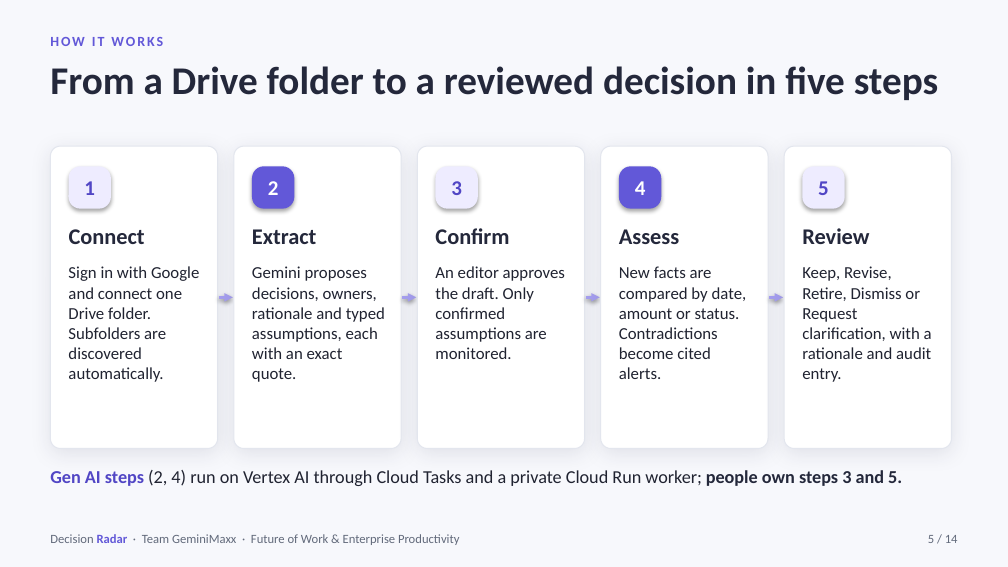
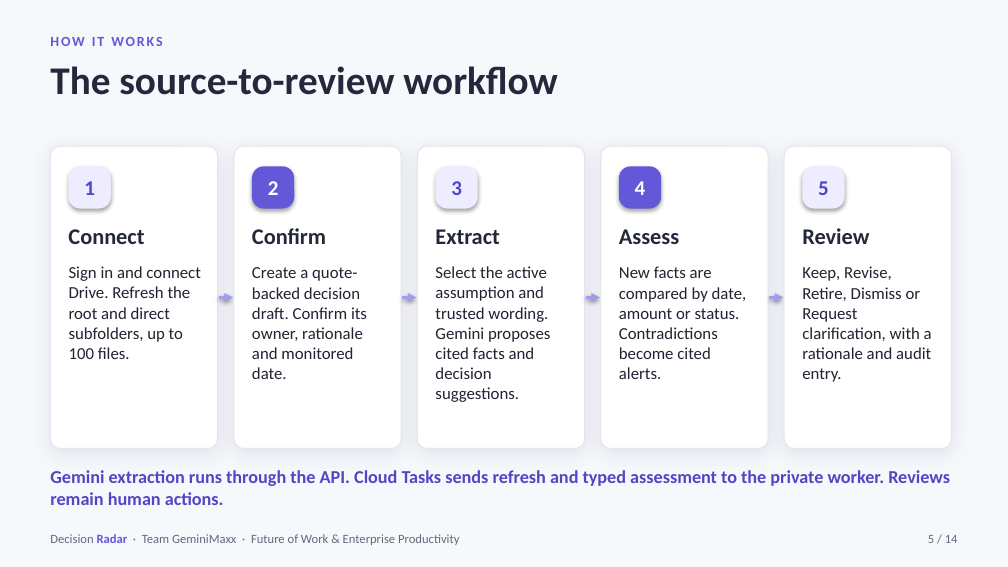
Before and after one commit to steffy-lo/decision-radar, a slide deck: slide 5 of submission/DecisionRadar_Proposal.pptx. Drawn at 1008x567 pixels with LibreOffice and Linux fonts; fonts in the diff are those of the drawing. Boxes give left, top, right and bottom in pixels: in the first picture for what was removed or moved away, otherwise in the second. Text is boxed around its words. In the diff, an @@ line names an element or a change of style, - is before the commit and + after.

```diff
--- a/submission/DecisionRadar_Proposal.pptx
+++ b/submission/DecisionRadar_Proposal.pptx
@@ text removed at (50,66,938,100) @@
-From a Drive folder to a reviewed decision in five steps
@@ text added at (50,66,558,95), 28 pt, text #24283B, bold @@
+The source-to-review workflow
@@ text "Confirm": place and size @@
-text "Confirm" at (435,228,509,244)
+text "Confirm" at (252,228,326,244)
@@ text "Extract": place and size @@
-text "Extract" at (252,229,316,244)
+text "Extract" at (435,229,499,244)
@@ text at (69,266,200,359): text changed @@
-Sign in with Google and connect one Drive folder. Subfolders are discovered automatically.
+Sign in and connect Drive. Refresh the root and direct subfolders, up to 100 files.
@@ text removed at (252,266,385,382) @@
-Gemini proposes decisions, owners, rationale and typed assumptions, each with an exact quote.
@@ text added at (252,267,367,379), 12 pt, text #202331 @@
+Create a quote-backed decision draft. Confirm its owner, rationale and monitored date.
@@ text removed at (435,266,565,359) @@
-An editor approves the draft. Only confirmed assumptions are monitored.
@@ text added at (435,266,550,402), 12 pt, text #202331 @@
+Select the active assumption and trusted wording. Gemini proposes cited facts and decision suggestions.
@@ text at (50,470,950,505): text changed; text colour #202331 to #5146C5; bold on @@
-Gen AI steps (2, 4) run on Vertex AI through Cloud Tasks and a private Cloud Run worker; people own steps 3 and 5.
+Gemini extraction runs through the API. Cloud Tasks sends refresh and typed assessment to the private worker. Reviews remain human actions.
```
Also in this commit, not shown: 12 other slides changed, 1 slide added, 1 slide removed, 2 other files.
